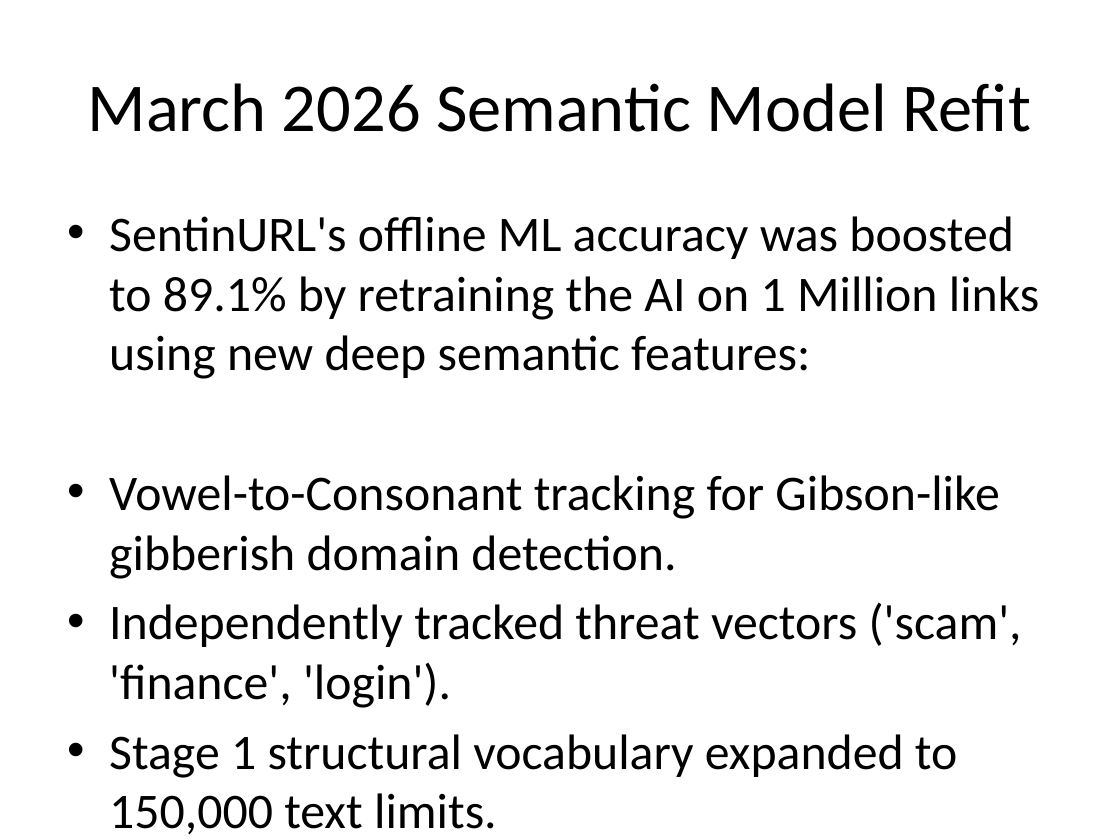
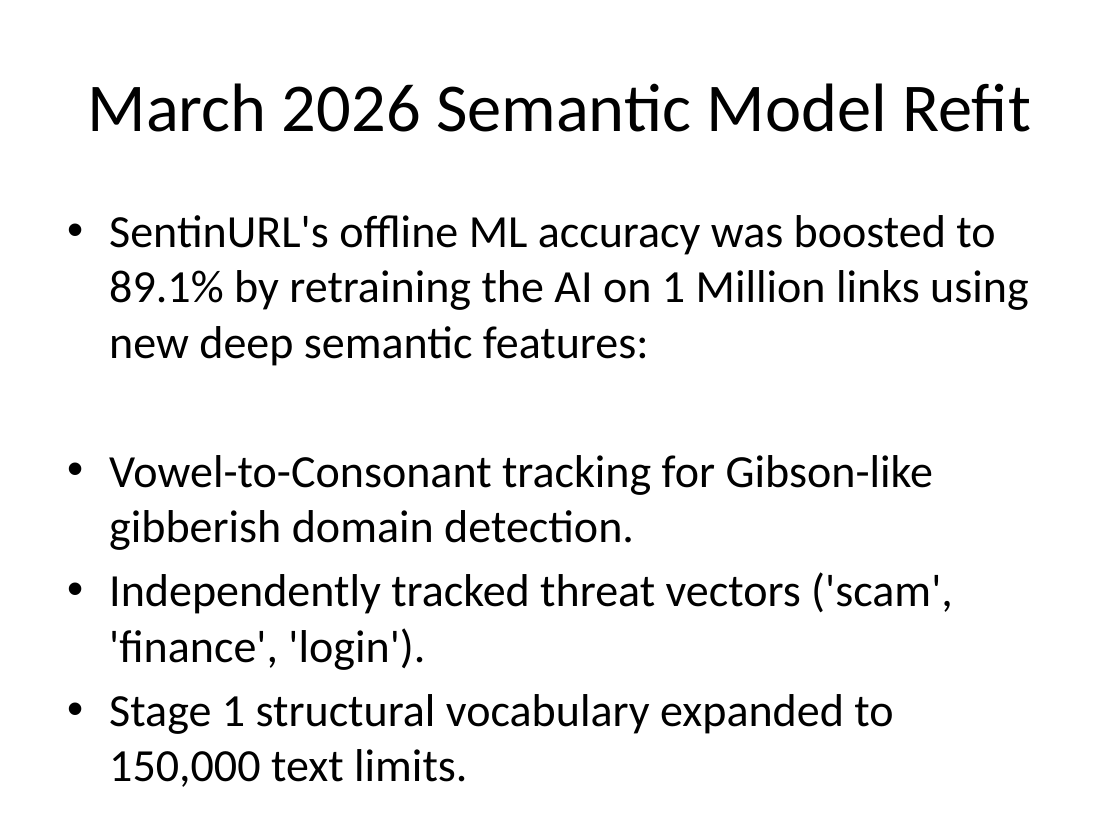
Before and after one commit to SaifAl-Sabaneh/Sentinurl-Phishing-Detector, a slide deck: slide 20 of documents/SentinURL Final Presentation.pptx (slide 21 before the commit). Drawn at 1120x840 pixels with LibreOffice and Linux fonts; fonts in the diff are those of the drawing. Boxes give left, top, right and bottom in pixels: in the first picture for what was removed or moved away, otherwise in the second. Text is boxed around its words. In the diff, an @@ line names an element or a change of style, - is before the commit and + after.

```diff
--- a/documents/SentinURL Final Presentation.pptx
+++ b/documents/SentinURL Final Presentation.pptx
@@ text "SentinURL's offline ML accuracy was ..." at (109, 215, 1029, 734): size 32 to 29.6 pt @@
```
Also in this commit, not shown: 4 other slides changed, 1 slide removed, 12 other files.
